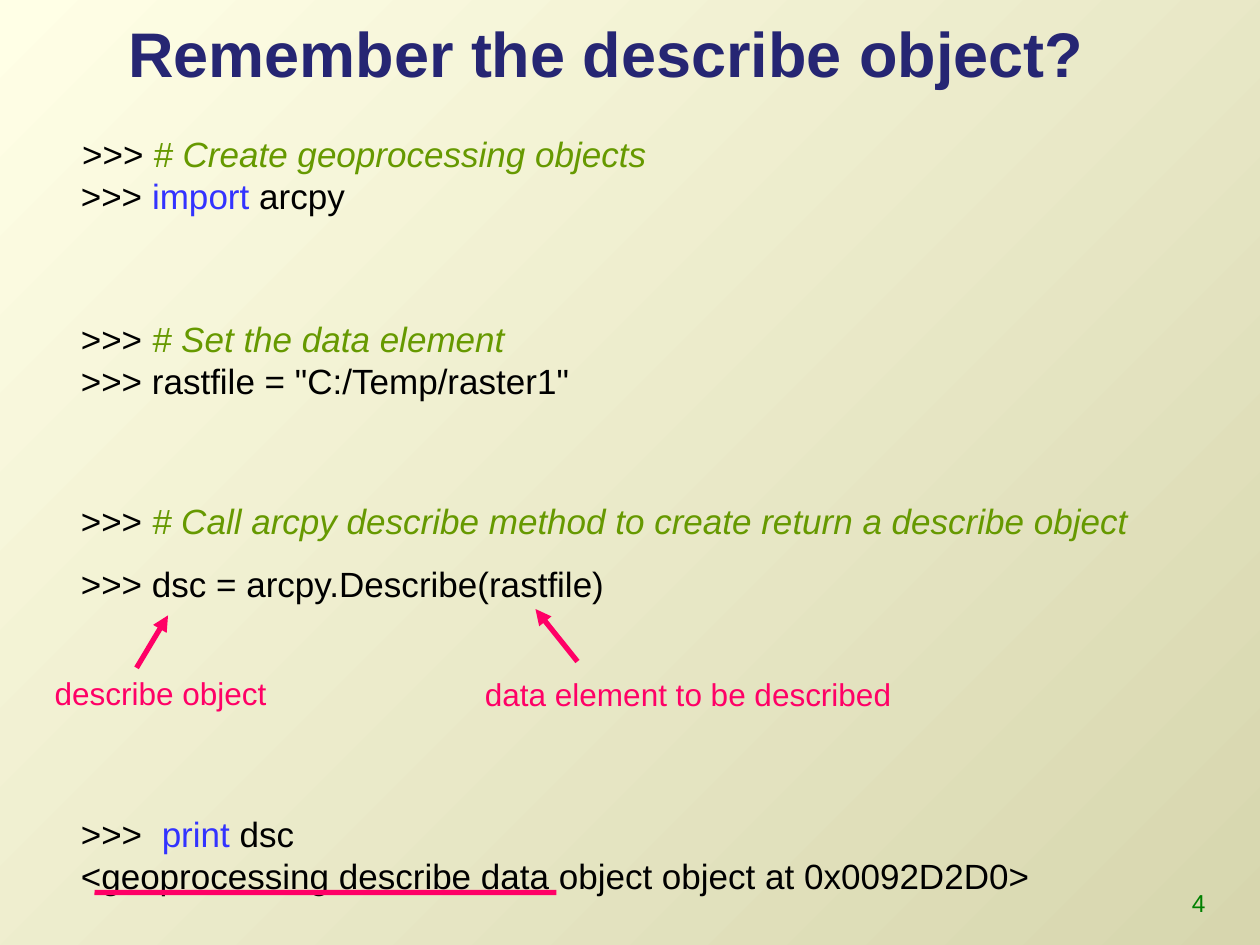
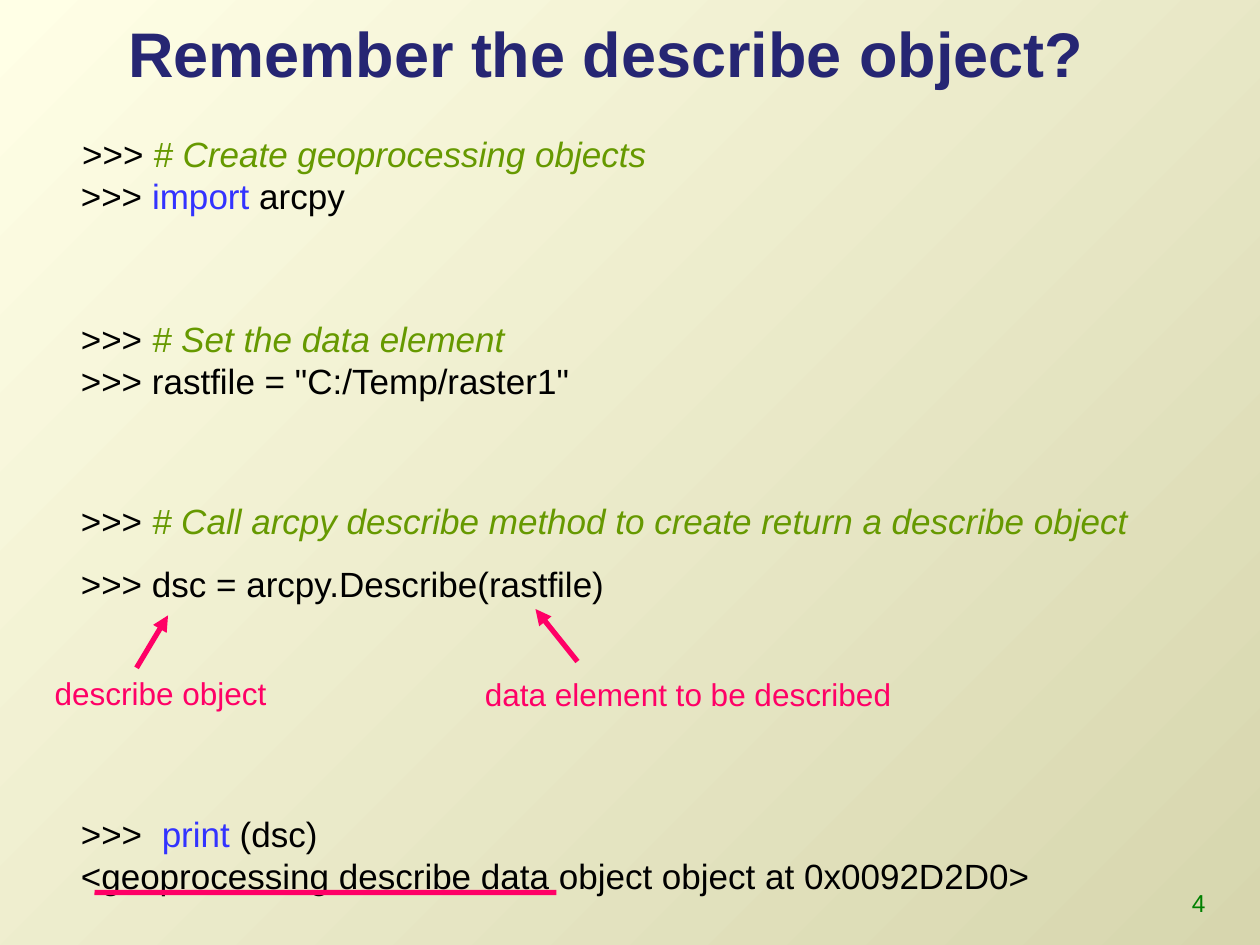
Before and after one commit to lgtateos/gis540, a slide deck: slide 4 of slides/classes.ppt. Drawn at 1260x945 pixels with LibreOffice and Linux fonts; fonts in the diff are those of the drawing. Boxes give left, top, right and bottom in pixels: in the first picture for what was removed or moved away, otherwise in the second. Text is boxed around its words. In the diff, an @@ line names an element or a change of style, - is before the commit and + after.

```diff
--- a/slides/classes.ppt
+++ b/slides/classes.ppt
@@ text at (81, 821, 1029, 895): text changed @@
->>> print dsc
-<geoprocessing describe data object object at 0x0092D2D0>
+>>> print (dsc)
+<geoprocessing describe data object object at 0x0092D2D0>
```
Also in this commit, not shown: 15 other slides changed.
